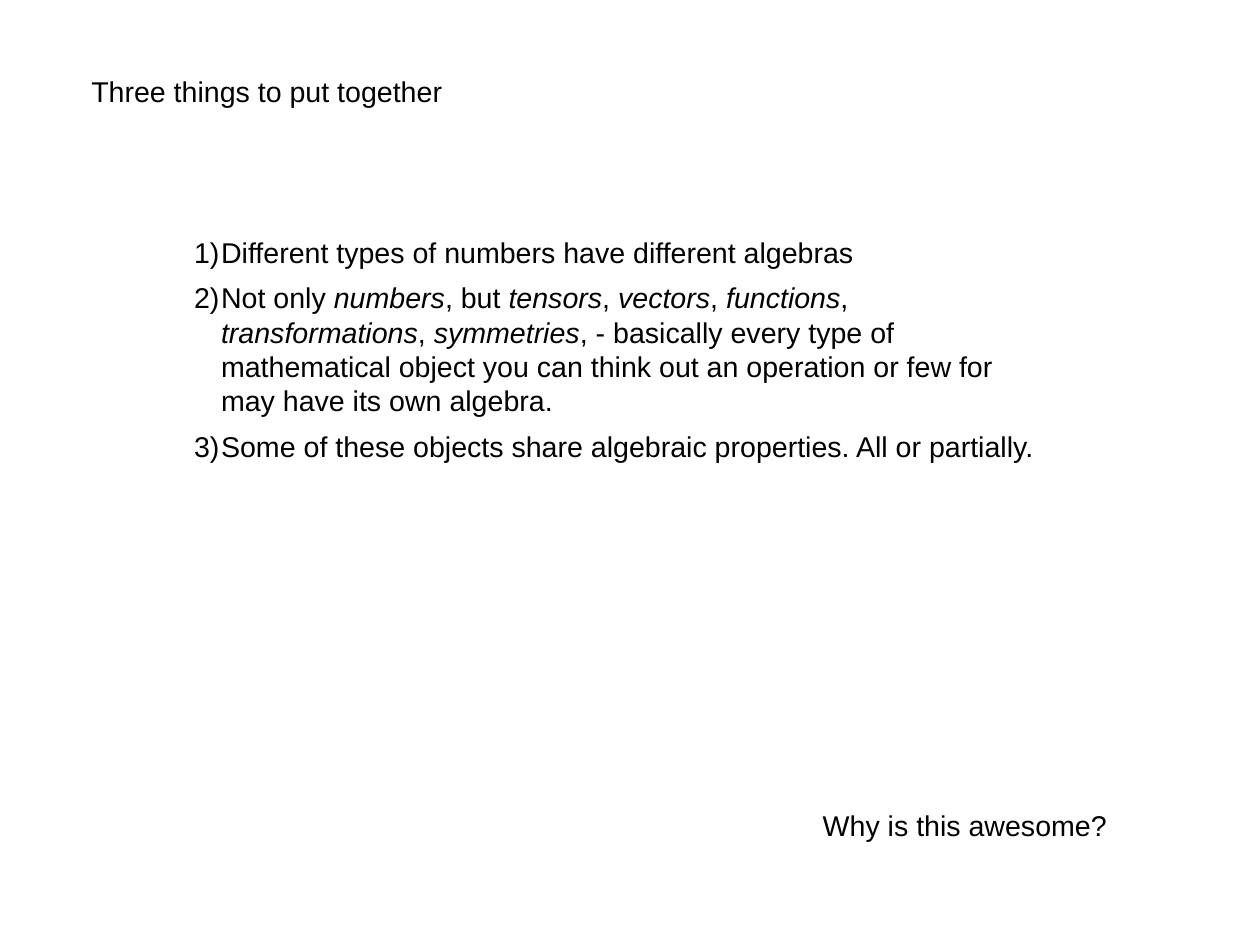
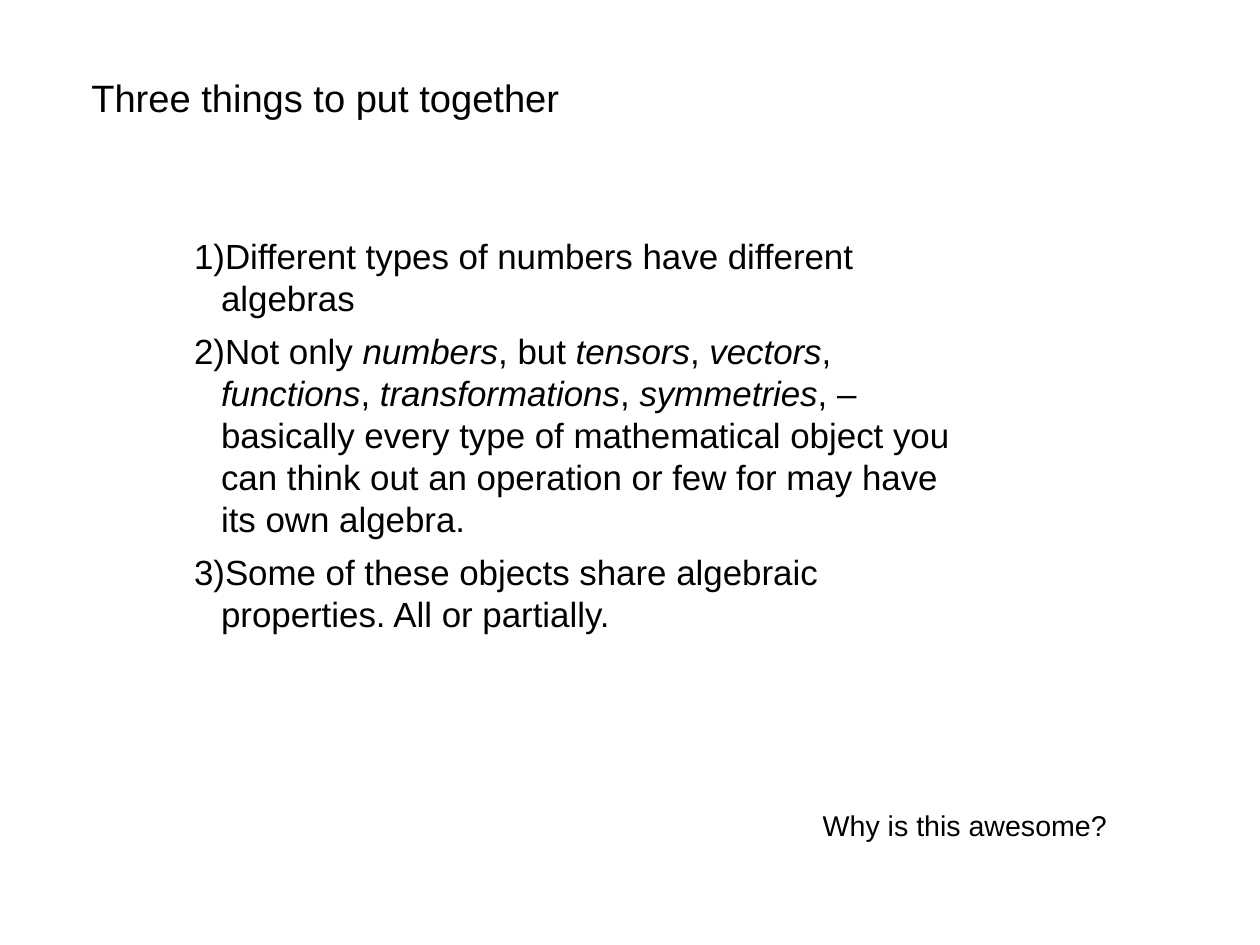
Before and after one commit to akalenuk/templates-experiments, a slide deck: slide 4 of templates.odp. Drawn at 1260x945 pixels with LibreOffice and Linux fonts; fonts in the diff are those of the drawing. Boxes give left, top, right and bottom in pixels: in the first picture for what was removed or moved away, otherwise in the second. Text is boxed around its words. In the diff, an @@ line names an element or a change of style, - is before the commit and + after.

```diff
--- a/templates.odp
+++ b/templates.odp
@@ text "Three things to put together" at box(91, 84, 559, 120): size 18 to 24 pt @@
@@ text at box(194, 243, 853, 634): size 18 to 22 pt in "Different types of numbers have different algebras", "Some of these objects share algebraic properties. ..." @@
@@ text at box(194, 338, 949, 539): text changed; size 18 to 22 pt @@
-2) Not only numbers, but tensors, vectors, functions, transformations, symmetries, - basically every type of mathematical object you can think out an operation or few for may have its own algebra.
+2) Not only numbers, but tensors, vectors, functions, transformations, symmetries, – basically every type of mathematical object you can think out an operation or few for may have its own algebra.
```
Also in this commit, not shown: 13 other slides changed, 1 slide added, 1 slide removed.
